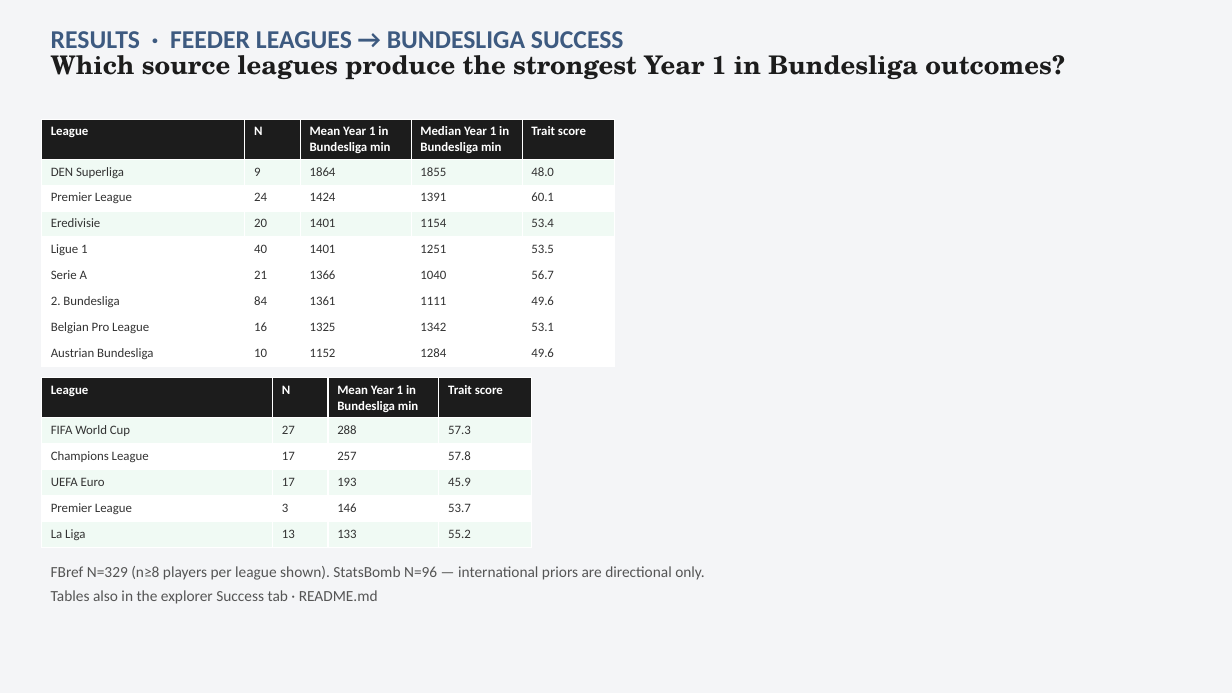
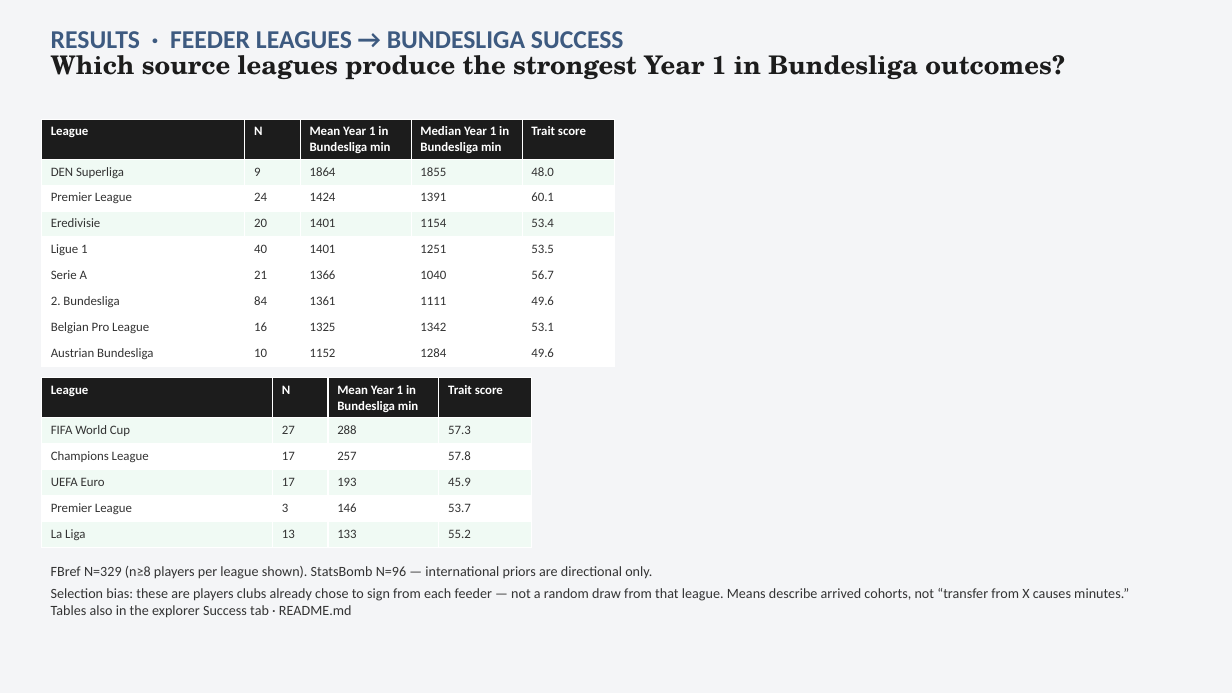
Before and after one commit to colbymorris08/bundesliga-transfer-traits, a slide deck: slide 16 of bundesliga_transfer_traits.pptx. Drawn at 1232x693 pixels with LibreOffice and Linux fonts; fonts in the diff are those of the drawing. Boxes give left, top, right and bottom in pixels: in the first picture for what was removed or moved away, otherwise in the second. Text is boxed around its words. In the diff, an @@ line names an element or a change of style, - is before the commit and + after.

```diff
--- a/bundesliga_transfer_traits.pptx
+++ b/bundesliga_transfer_traits.pptx
@@ text at [51, 566, 652, 618]: size 12 to 11 pt, text colour #555555 to #333333 in "FBref N=329 (n≥8 players per league shown). ...", "Tables also in the explorer Success tab ..." @@
@@ text at [51, 588, 1129, 601]: paragraph added @@
+Selection bias: these are players clubs already chose to sign from each feeder — not a random draw from that league. Means describe arrived cohorts, not “transfer from X causes minutes.”
```
Also in this commit, not shown: 12 other slides changed.
